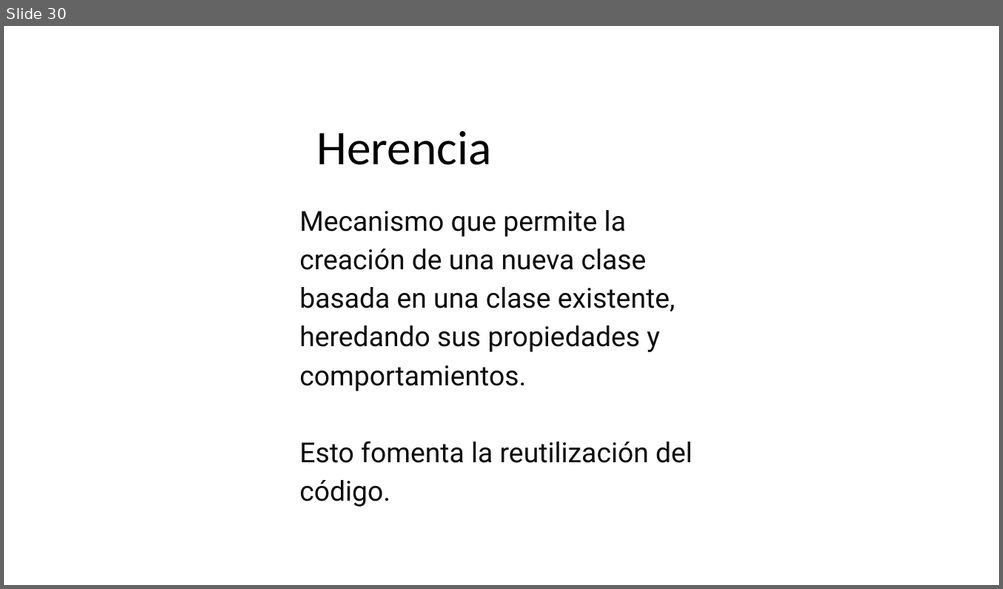
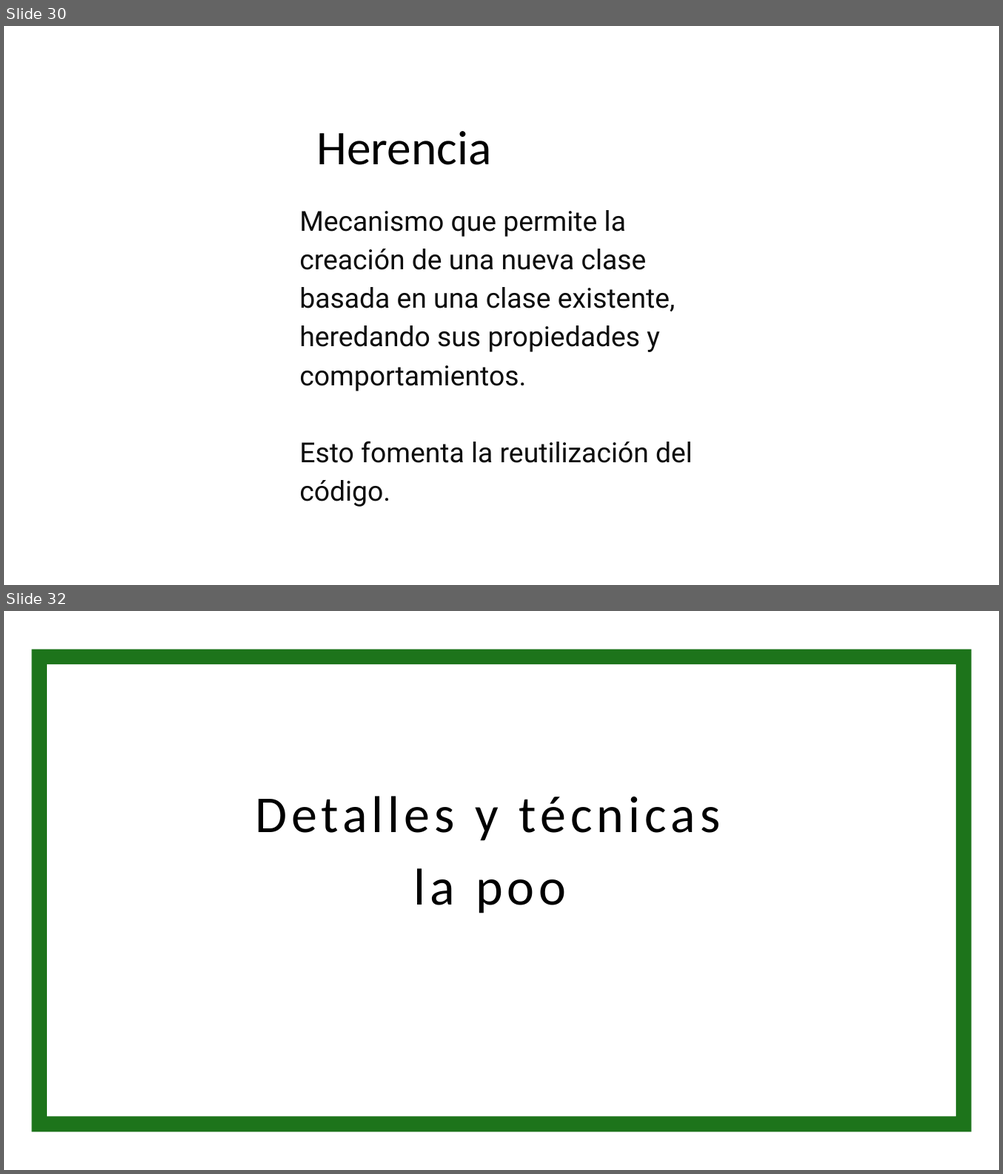
Before and after one commit to JuanRos1984/PresentacionAPP_POO, a slide deck: Presentacion POO APP.pptx. Shown one above the other, each under a label of ours: slide 30 before the commit, slides 30 and 32 after it; the slides between them are not shown. The pictures are 1003x589 and 1003x1174 pixels, drawn with LibreOffice and Linux fonts; fonts in the diff are those of the drawing. Boxes give left, top, right and bottom in pixels: in the first picture for what was removed or moved away, otherwise in the second. Text is boxed around its words. In the diff, an @@ line names an element or a change of style, - is before the commit and + after.

```diff
--- a/Presentacion POO APP.pptx
+++ b/Presentacion POO APP.pptx
@@ slide 32 added at (4, 611, 999, 1170), background #FFFFFF @@
@@ freeform shape added at (32, 649, 971, 1132), fill #1D741B @@
@@ text added at (255, 796, 720, 914), 75 pt, text #000000 @@
+Detalles y técnicas la poo
```
Also in this commit, not shown: 1 slide changed, 8 other slides added, 14 slides removed, 28 other files.
